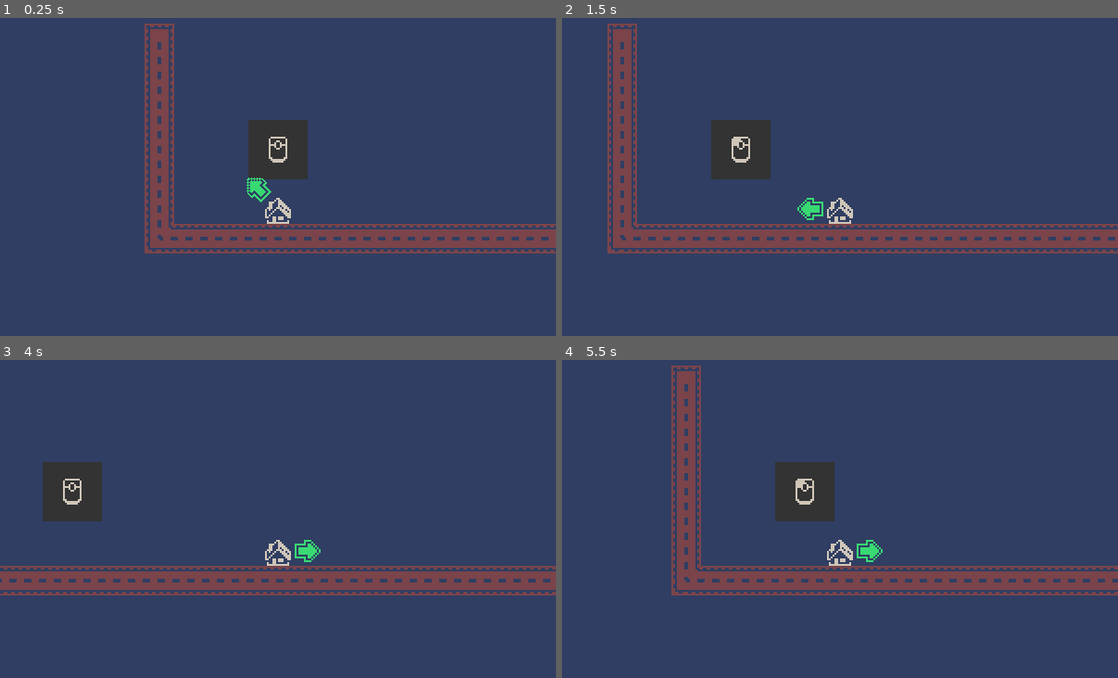
Above: before the commit, frames 1-4 (two rows, left to right).
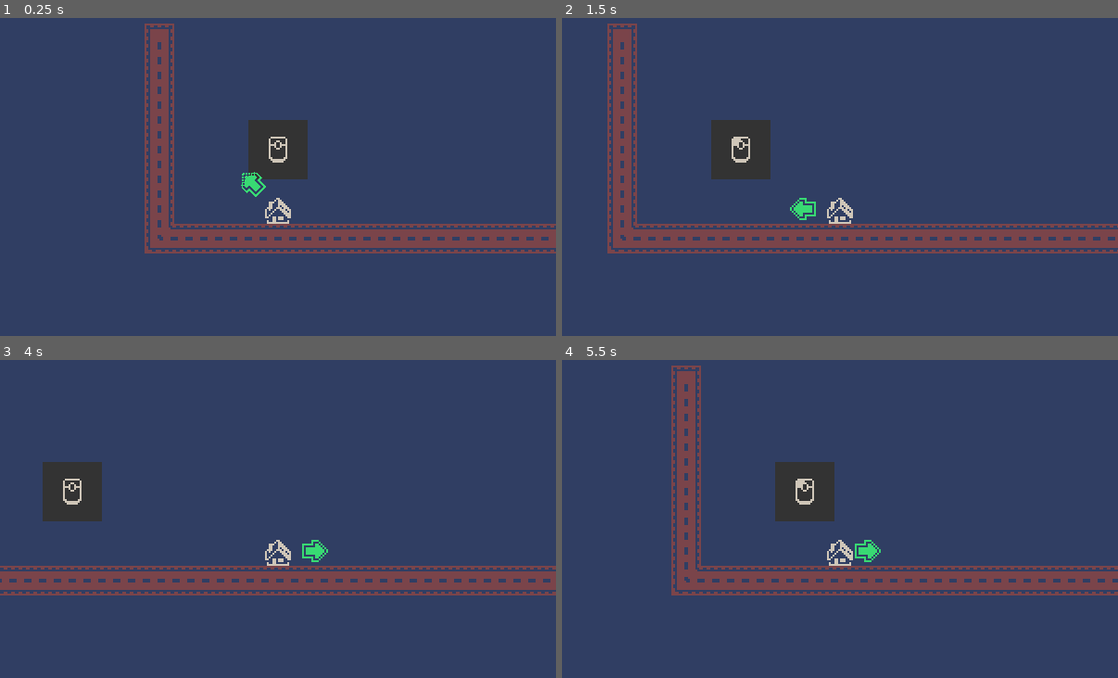
Above: after the commit, the same moments.

Repository: AmossGuy/jumphouse
Game: Godot game, scene res://main.tscn
Two runs of this game, one before a commit and one after it. Both use one fixed random seed, a clock stepped at 60 frames per second and the inputs below. Sound files missing from this copy of the repository are replaced by a short silence.
Inputs (mouse positions are in pixels of both pictures, inside the frame that each line leads up to):
- Up to frame 1 (0.25 s): no input
- Up to frame 2 (1.5 s): tap Enter at 0.5 s; move the mouse to (962, 180) at 0.52 s; press the mouse at (962, 180) at 0.53 s; move the mouse to (728, 237) at 1.27 s; release the mouse at (728, 237) at 1.28 s; click (728, 237) at 1.35 s
- Up to frame 3 (4 s): move the mouse to (333, 429) at 2.02 s; press the mouse at (333, 429) at 2.03 s; move the mouse to (250, 662) at 2.77 s; release the mouse at (250, 662) at 2.78 s; click (250, 662) at 2.85 s; move the mouse to (444, 633) at 3.52 s; press the mouse at (444, 633) at 3.53 s
- Up to frame 4 (5.5 s): move the mouse to (673, 468) at 4.27 s; release the mouse at (673, 468) at 4.28 s; click (673, 468) at 4.35 s; move the mouse to (867, 550) at 5.02 s; press the mouse at (867, 550) at 5.03 s

The runs differ from the first frame. In frame 1, 0.2% of the frame differs, in the area x 43-49%, y 48-59%; in frame 2, 0.2%, in the area x 41-47%, y 56-64%; in frame 3, 0.2%; in frame 4, 0.1%.

Commit message:
add varying launch powers

Diff:
--- a/objects/ball.gd
+++ b/objects/ball.gd
@@ -8,8 +8,10 @@
 
 const GRAVITY := 98
 const FRICTION := 170
-const ARROW_OFFSET := 16
-const LAUNCH_FORCE := 100
+const MIN_ARROW_OFFSET := 14
+const MAX_ARROW_OFFSET := 20
+const MIN_LAUNCH_FORCE := 20
+const MAX_LAUNCH_FORCE := 100
 const FLOOR_SLIDE_RANGE := 45
 const WALL_SLIDE_ANGLE := 20
 const WALL_SLIDE_RANGE := 70
@@ -40,7 +42,10 @@
 		arrow_count += int(
 			double_jump_charged and (is_on_floor() or special_launch)
 		)
-	update_arrows(arrow_count, launch_vec.angle())
+	var m: float = 1 / float(MAX_LAUNCH_FORCE - MIN_LAUNCH_FORCE)
+	var b: float = MIN_LAUNCH_FORCE / float(MIN_LAUNCH_FORCE - MAX_LAUNCH_FORCE)
+	var power: float = m * launch_vec.length() + b
+	update_arrows(arrow_count, launch_vec.angle(), power)
 
 func _input(event):
 	if event.is_action_pressed("launch"):
@@ -95,17 +100,25 @@
 	return launch_vec if collision == null and launch_charged() else Vector2.INF
 
 func get_launch_vec() -> Vector2:
-	var launch_vec := get_local_mouse_position().rotated(rotation) \
-		.normalized() * LAUNCH_FORCE
+	var launch_vec := get_local_mouse_position().rotated(rotation) * 2
+	if launch_vec.length() < MIN_LAUNCH_FORCE:
+		launch_vec = launch_vec.normalized() * MIN_LAUNCH_FORCE
+	if launch_vec.length() > MAX_LAUNCH_FORCE:
+		launch_vec = launch_vec.normalized() * MAX_LAUNCH_FORCE
 	launch_vec = test_launch(launch_vec)
 	return launch_vec
 
-func update_arrows(count: int, angle: float):
+func update_arrows(count: int, angle: float, power: float):
+	if power < 0 or power > 1: pass
+
 	var arrows := [$arrow1, $arrow2, $arrow3]
+
+	var arrow_offset := MIN_ARROW_OFFSET \
+		+ (MAX_ARROW_OFFSET - MIN_ARROW_OFFSET) * power
 
 	for i in range(arrows.size()):
 		arrows[i].visible = i < count
 		arrows[i].global_rotation = angle
 		arrows[i].global_position = global_position \
 			+ Vector2.RIGHT.rotated(angle) \
-			.normalized() * ARROW_OFFSET * (i+1)
+			.normalized() * arrow_offset * (i+1)
